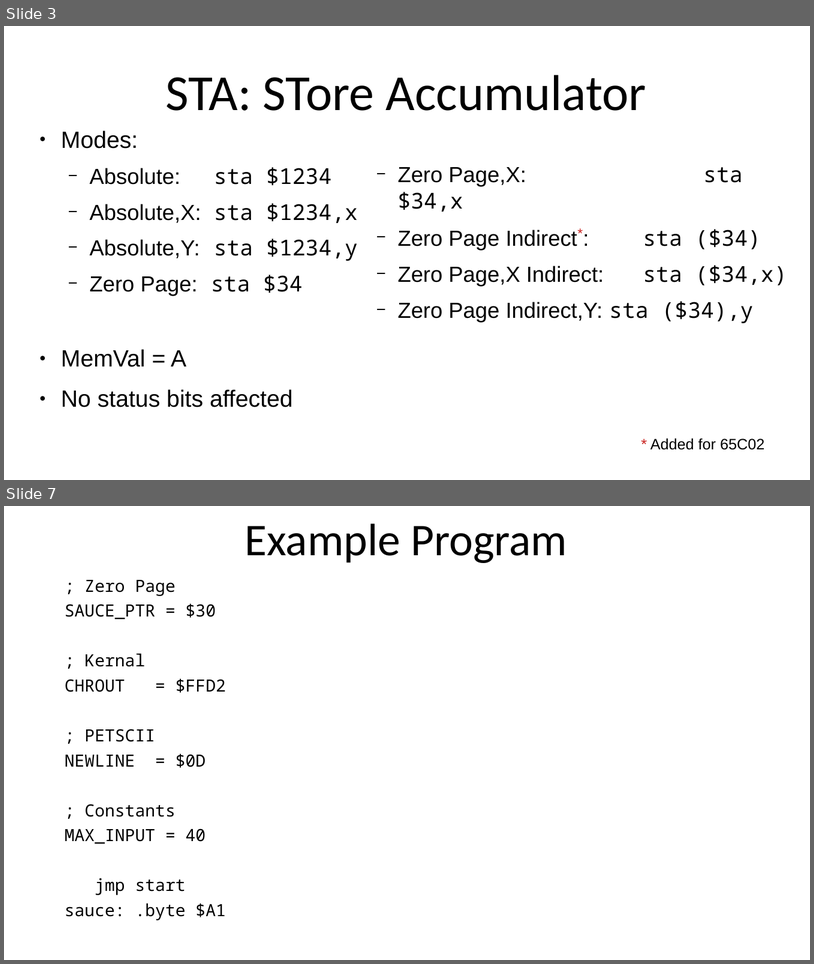
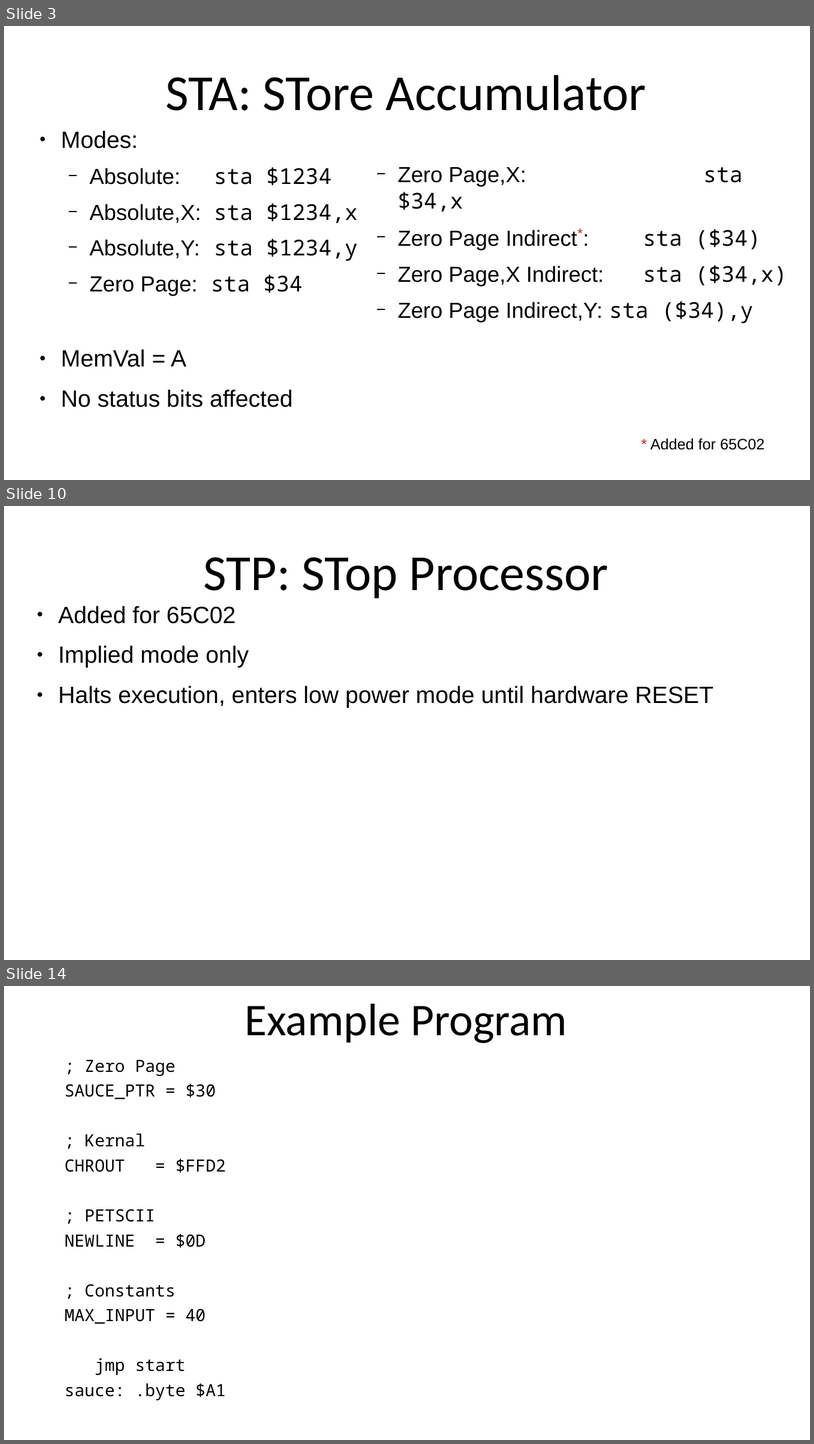
Before and after one commit to SlithyMatt/x16-assembly-tutorial, a slide deck: Lesson7/Lesson7.odp. Shown one above the other, each under a label of ours: slides 3 and 7 before the commit, slides 3, 10 and 14 after it; the slides between them are not shown. The pictures are 814x964 and 814x1444 pixels, drawn with LibreOffice and Linux fonts; fonts in the diff are those of the drawing. Boxes give left, top, right and bottom in pixels: in the first picture for what was removed or moved away, otherwise in the second. Text is boxed around its words. In the diff, an @@ line names an element or a change of style, - is before the commit and + after.

```diff
--- a/Lesson7/Lesson7.odp
+++ b/Lesson7/Lesson7.odp
@@ slide 10 added at (x1=4, y1=506, x2=810, y2=960), background #FFFFFF @@
@@ title added at (x1=204, y1=557, x2=609, y2=598), 60 pt, text #000000 @@
+STP: STop Processor
@@ text added at (x1=58, y1=606, x2=714, y2=708), 28 pt, text #000000 @@
+● Added for 65C02
+● Implied mode only
+● Halts execution, enters low power mode until hardware RESET
@@ what was slide 7 is now slide 14 @@
```
Also in this commit, not shown: 2 slides changed, 7 other slides added, 1 slide removed, 1 other file.
